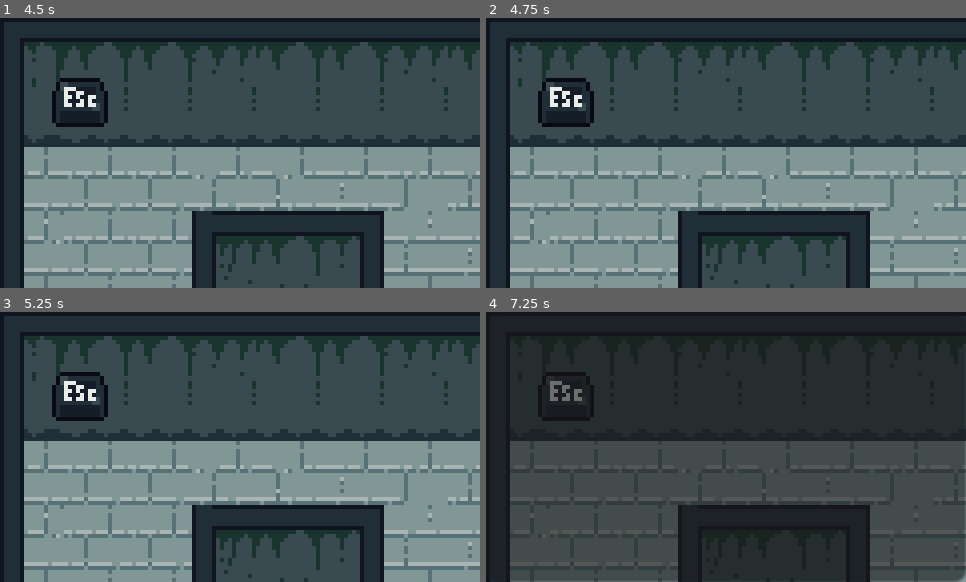
Above: before the commit, frames 1-4 (two rows, left to right).
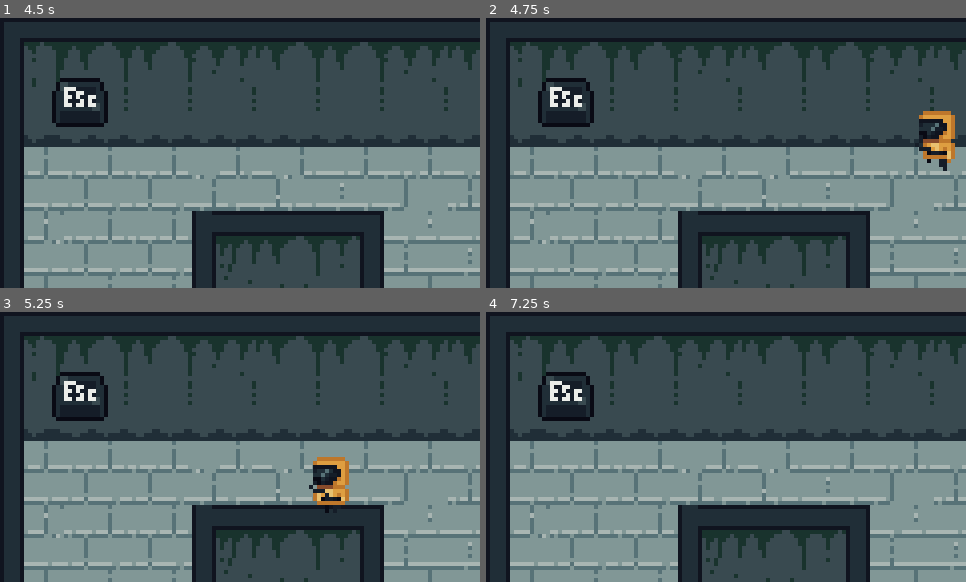
Above: after the commit, the same moments.

Repository: MarcelAndreleRoux/Biltong_LOB_IMY300
Game: Godot game, scene res://scenes/world/level_2.tscn
Two runs of this game, one before a commit and one after it. Both use one fixed random seed, a clock stepped at 60 frames per second and the inputs below. This scene is started directly instead of the project's main scene. Sound files missing from this copy of the repository are replaced by a short silence.
Inputs (mouse positions are in pixels of both pictures, inside the frame that each line leads up to):
- Up to frame 1 (4.5 s): tap Enter at 0.5, 2, 3.5 s; move the mouse to (345, 139) at 0.52 s; hold D (move_right) 0.53-1.28 s; hold Right mouse button (aim) 0.53-1.28 s; tap Space at 1.25, 2.75, 4.25 s; move the mouse to (144, 166) at 1.27 s; hold S (move_down) 1.28-2.03 s; tap Shift (interact) at 1.35 s; move the mouse to (288, 93) at 2.02 s; hold D (move_right) 2.03-2.78 s; tap 1 (one) at 2.1 s; move the mouse to (216, 207) at 2.77 s; hold W (move_up) 2.78-3.53 s; tap E (pickup) at 2.85 s; move the mouse to (384, 193) at 3.52 s; hold A (move_left) from 3.53 s (still down); click (384, 193) at 3.6 s; move the mouse to (96, 112) at 4.27 s; right-click (96, 112) at 4.35 s
- Up to frame 2 (4.75 s): keep holding A (move_left)
- Up to frame 3 (5.25 s): move the mouse to (264, 447) at 5.02 s; release A (move_left) at 5.03 s; hold S (move_down) from 5.03 s (still down); hold Shift (interact) from 5.03 s (still down)
- Up to frame 4 (7.25 s): move the mouse to (654, 379) at 5.77 s; release S (move_down) at 5.78 s; release Shift (interact) at 5.78 s; hold D (move_right) 5.78-6.53 s; tap 1 (one) at 5.85 s; move the mouse to (831, 433) at 6.52 s; hold W (move_up) from 6.53 s (still down); tap E (pickup) at 6.6 s

Frame 1 is identical in both runs. In frame 2, 1.3% of the frame differs, in the area x 90-98%, y 34-57%; in frame 3, 1.3%; in frame 4, 71%, in the area x 5-100%, y 8-100%.

Commit message:
Fixed vines bug
The vines collision shape never worked properly but now it is fixed.

Diff:
--- a/scenes/entities/objects/static/Vines/vines.gd
+++ b/scenes/entities/objects/static/Vines/vines.gd
@@ -1,4 +1,6 @@
 extends StaticBody2D
+
+@export var plant_type = "large"
 
 @onready var animated_sprite_2d = $AnimatedSprite2D
 @onready var grow = $Grow
@@ -9,15 +11,19 @@
 var was_grown: bool = false
 
 func _ready():
-	animated_sprite_2d.play("idle")
-	collision_shape_2d.disabled = true
+	if plant_type == "small":
+		animated_sprite_2d.play("small_plant_idle")
+		collision_shape_2d.disabled = true
+	else:
+		animated_sprite_2d.play("large_plant_idle")
+		collision_shape_2d.disabled = false
 
 func _on_area_2d_area_entered(area):
 	if area.is_in_group("burn"):
 		burn.play()
-		collision_shape_2d.disabled = true
 		was_burned = true
-		if was_grown:
+
+		if was_grown or plant_type == "large":
 			animated_sprite_2d.play("burn_large")
 		else:
 			animated_sprite_2d.play("burn_small")
@@ -28,7 +34,7 @@
 		# Delay enabling the collision shape slightly to ensure the growth animation updates first
 		await get_tree().create_timer(0.5).timeout
 		_update_collision_shape_size()
-		collision_shape_2d.disabled = false
+
 		if was_burned:
 			animated_sprite_2d.play("grow_burn")
 		else:
@@ -37,10 +43,16 @@
 func _update_collision_shape_size():
 	# Example: Adjust the collision shape size based on growth
 	if was_grown:
-		# Assuming the collision shape is a rectangle, increase its size
 		var new_shape = RectangleShape2D.new()
+		new_shape.extents = Vector2(20, 20)  # Adjust size as needed
 		collision_shape_2d.shape = new_shape
 	else:
-		# Default shape size
 		var default_shape = RectangleShape2D.new()
+		default_shape.extents = Vector2(10, 10)  # Default size
 		collision_shape_2d.shape = default_shape
+
+func _on_animated_sprite_2d_animation_finished():
+	if animated_sprite_2d.animation == "burn_large" or animated_sprite_2d.animation == "burn_small":
+		collision_shape_2d.disabled = true
+	elif animated_sprite_2d.animation == "grow_burn" or animated_sprite_2d.animation == "grow_no_burn":
+		collision_shape_2d.disabled = false
--- a/scenes/entities/objects/static/Vines/vines.tscn
+++ b/scenes/entities/objects/static/Vines/vines.tscn
@@ -155,7 +155,12 @@
 "texture": SubResource("AtlasTexture_feypa")
 }],
 "loop": false,
-"name": &"idle",
+"name": &"large_plant_idle",
+"speed": 5.0
+}, {
+"frames": [],
+"loop": true,
+"name": &"small_plant_idle",
 "speed": 5.0
 }]
 
@@ -170,7 +175,7 @@
 
 [node name="AnimatedSprite2D" type="AnimatedSprite2D" parent="."]
 sprite_frames = SubResource("SpriteFrames_nkc6s")
-animation = &"idle"
+animation = &"large_plant_idle"
 
 [node name="CollisionShape2D" type="CollisionShape2D" parent="."]
 shape = SubResource("RectangleShape2D_ssynb")
@@ -187,4 +192,5 @@
 position = Vector2(0, 2.5)
 shape = SubResource("RectangleShape2D_n5tjw")
 
+[connection signal="animation_finished" from="AnimatedSprite2D" to="." method="_on_animated_sprite_2d_animation_finished"]
 [connection signal="area_entered" from="Area2D" to="." method="_on_area_2d_area_entered"]
--- a/scenes/world/BaseWorld.gd
+++ b/scenes/world/BaseWorld.gd
@@ -42,6 +42,10 @@
 	SharedSignals.item_pickup.connect(_on_item_pickup)
 	SharedSignals.death_finished.connect(_on_death_finsish)
 
+	# Add all vines to the player's raycast exceptions
+	for vine in get_tree().get_nodes_in_group("vines"):
+		ray_cast_2d.add_exception(vine)
+
 func _physics_process(_delta):
 	if Input.is_action_just_pressed("exit"):
 		game_pause.game_over()
